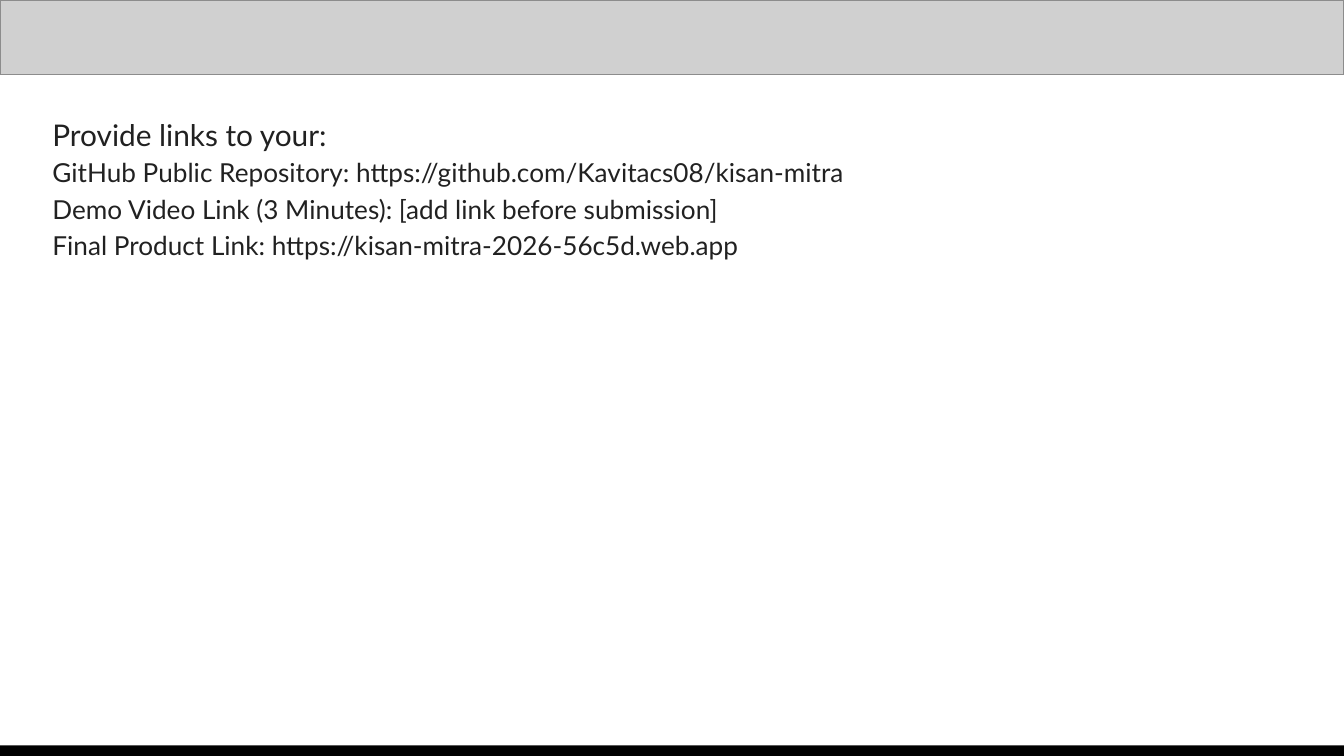
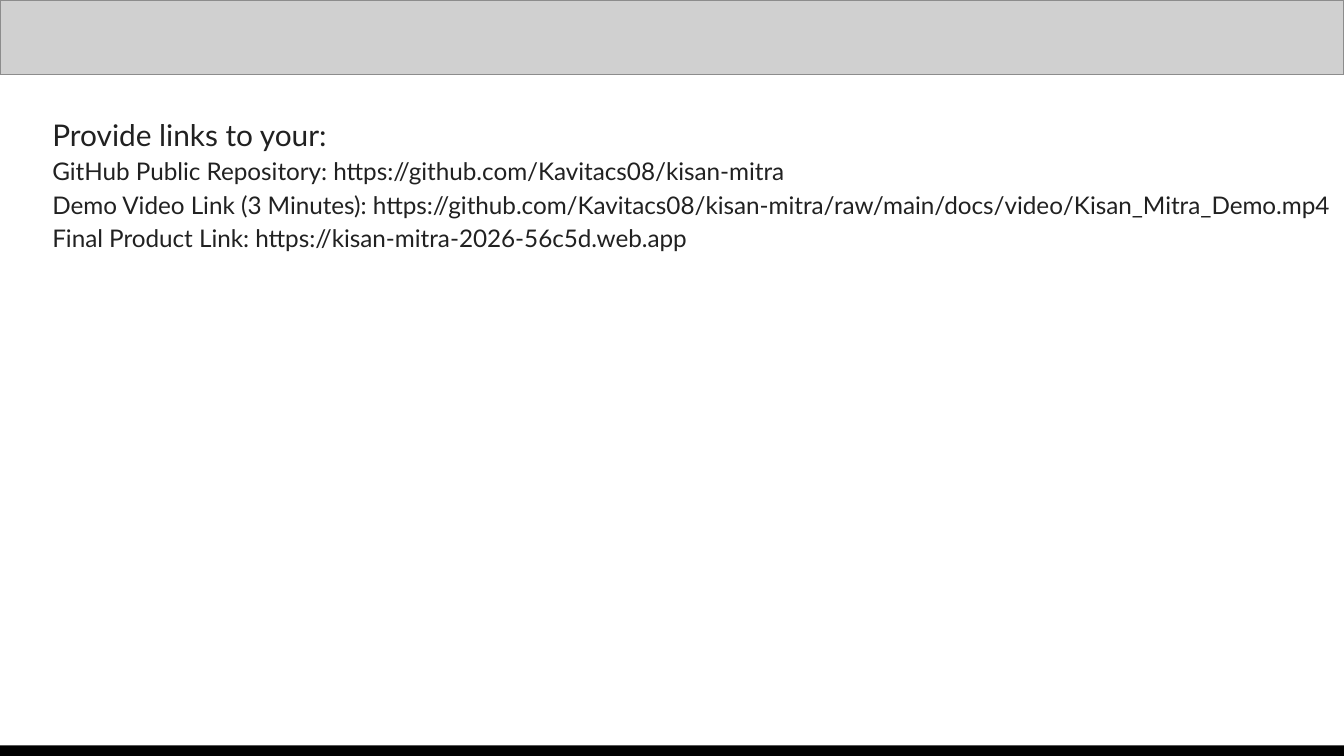
Before and after one commit to Kavitacs08/kisan-mitra, a slide deck: slide 13 of docs/Kisan_Mitra_Submission.pptx. Drawn at 1344x756 pixels with LibreOffice and Linux fonts; fonts in the diff are those of the drawing; grey boxes stand for pictures. Boxes give left, top, right and bottom in pixels: in the first picture for what was removed or moved away, otherwise in the second. Text is boxed around its words. In the diff, an @@ line names an element or a change of style, - is before the commit and + after.

```diff
--- a/docs/Kisan_Mitra_Submission.pptx
+++ b/docs/Kisan_Mitra_Submission.pptx
@@ text at (52, 162, 784, 251): size 14 to 13 pt in "GitHub Public Repository: https://github.com/Kavitacs08/kisa ...", "Final Product Link: https://kisan-mitra-2026-56c5d.web.app" @@
@@ text at (52, 195, 1330, 219): text changed; size 14 to 13 pt @@
-Demo Video Link (3 Minutes): [add link before submission]
+Demo Video Link (3 Minutes): https://github.com/Kavitacs08/kisan-mitra/raw/main/docs/video/Kisan_Mitra_Demo.mp4
```
Also in this commit, not shown: 2 other files.
